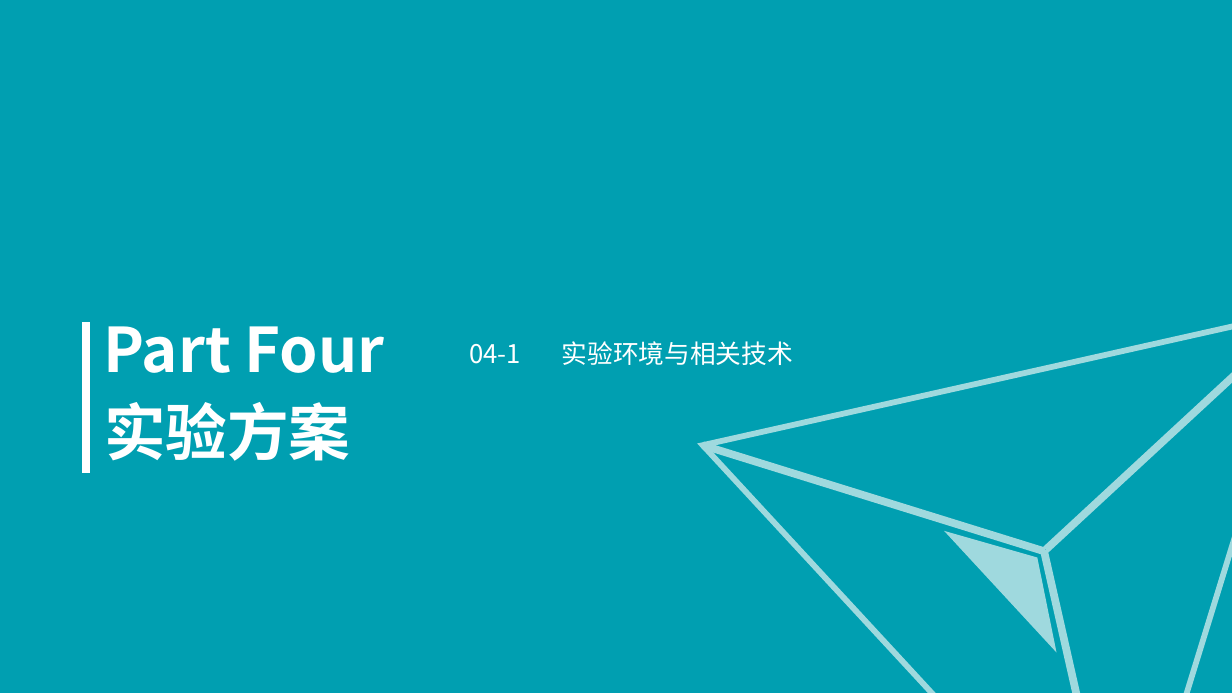
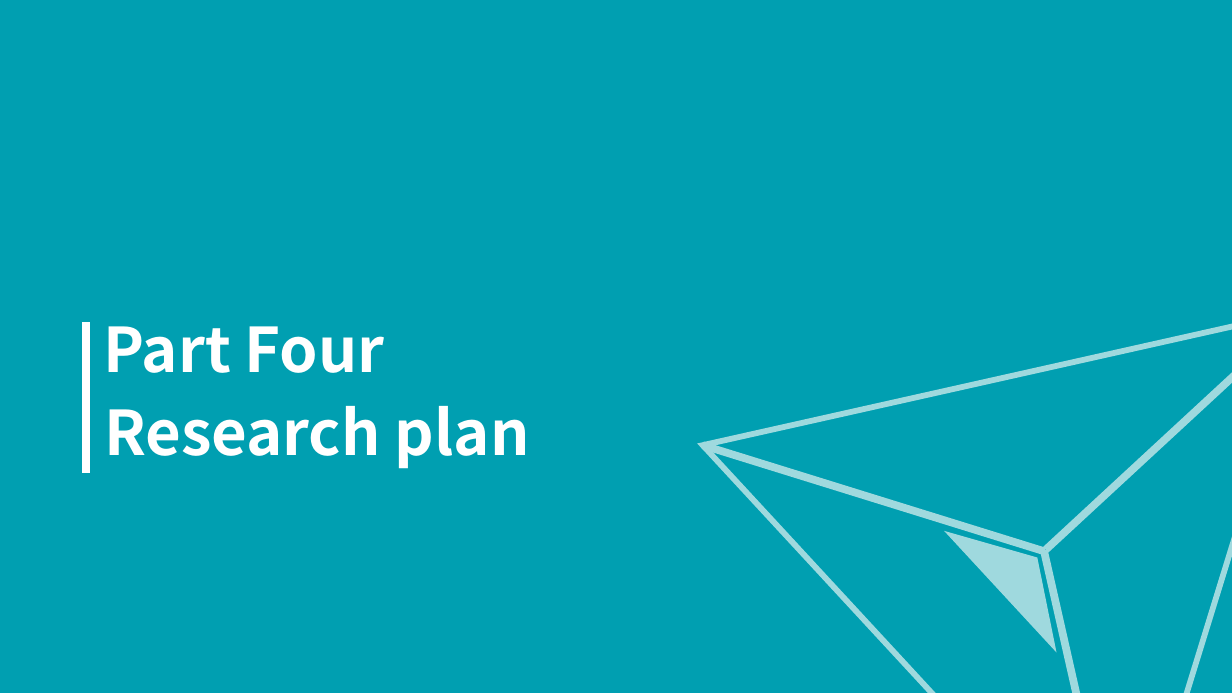
Before and after one commit to royalvald/MediumTest, a slide deck: slide 18 of 开题/中期答辩.pptx (slide 26 before the commit). Drawn at 1232x693 pixels with LibreOffice and Linux fonts; fonts in the diff are those of the drawing. Boxes give left, top, right and bottom in pixels: in the first picture for what was removed or moved away, otherwise in the second. Text is boxed around its words. In the diff, an @@ line names an element or a change of style, - is before the commit and + after.

```diff
--- a/开题/中期答辩.pptx
+++ b/开题/中期答辩.pptx
@@ text removed at [469, 341, 793, 365] @@
-04-1 实验环境与相关技术
@@ text at [104, 406, 530, 469]: text changed @@
-实验方案
+Research plan
```
Also in this commit, not shown: 12 other slides changed, 13 slides added, 17 slides removed, 2 other files.
